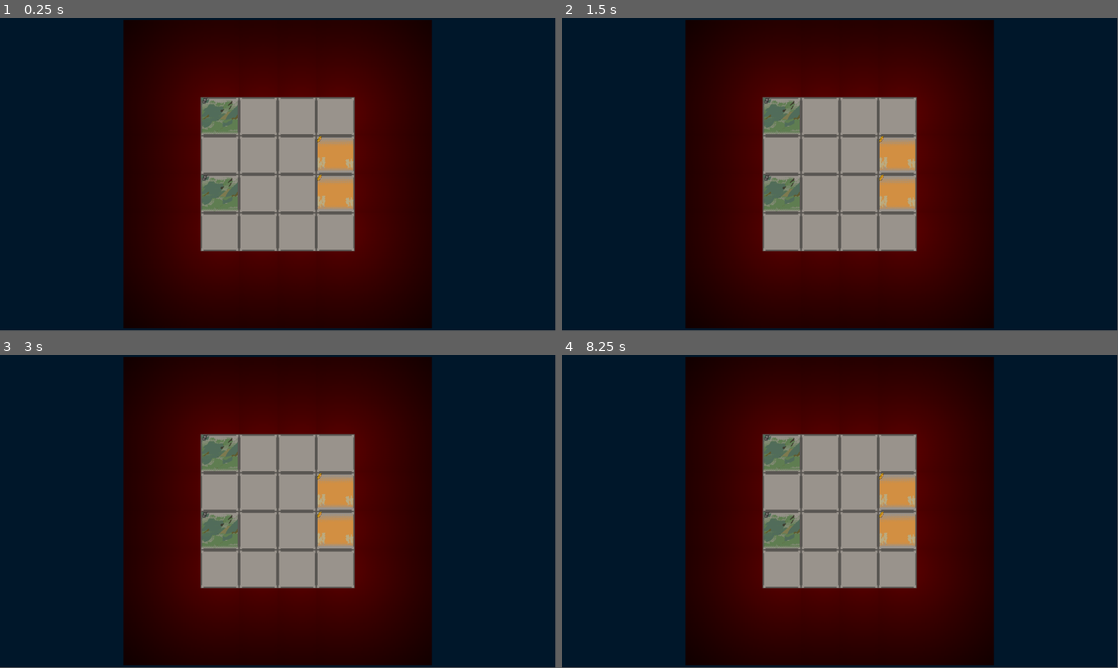
Above: before the commit, frames 1-4 (two rows, left to right).
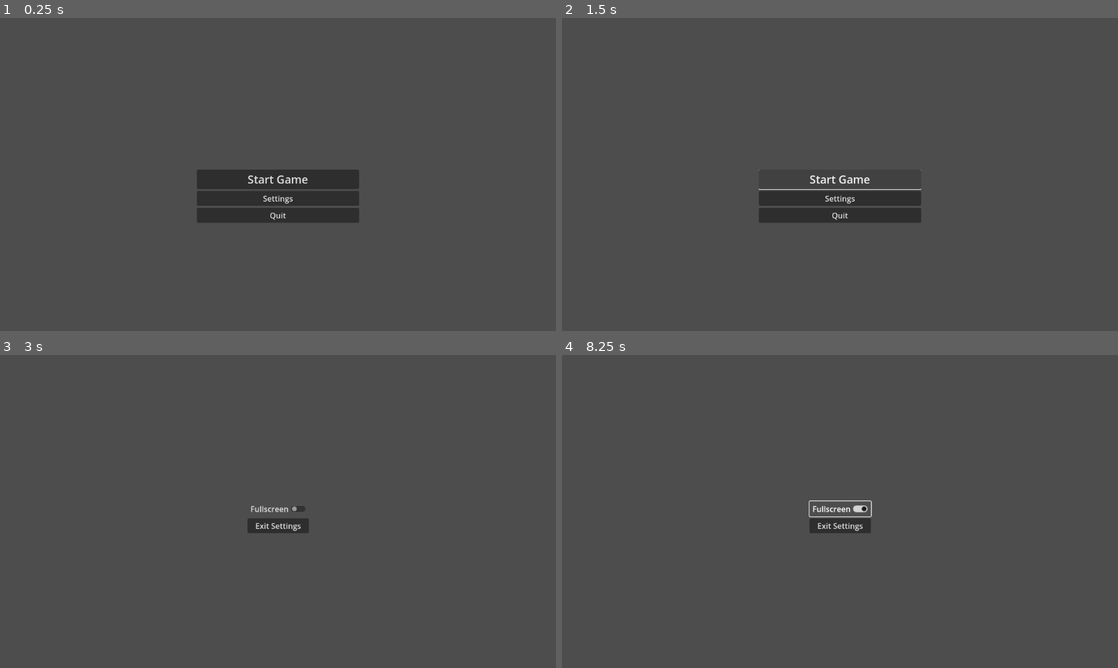
Above: after the commit, the same moments.

Repository: tarikdemiroren/YuzdeyuzGameJam
Game: Godot game, scene res://src/usercontrol/main_screen.tscn
The game is run twice, just before and just after one commit, with the same random seed, the same clock (stepped at 60 frames per second) and the same inputs. Before the commit the project starts from res://src/tileset/dünya.tscn.
Inputs (mouse positions are in pixels of both pictures, inside the frame that each line leads up to):
- Up to frame 1 (0.25 s): no input
- Up to frame 2 (1.5 s): click (840, 177) at 0.5 s, where only the run after the commit has a clickable "Start Game"; click (840, 177) at 1.25 s, where only the run after the commit has a clickable "Start Game"
- Up to frame 3 (3 s): click (278, 514) at 2 s, where only the run after the commit has a clickable "Start Game"; click (278, 536) at 2.75 s, where only the run after the commit has a clickable "Settings"
- Up to frame 4 (8.25 s): tap Enter at 3.5, 5, 6.5 s; move the mouse to (962, 495) at 3.52 s; click (962, 495) at 3.6 s; tap Space at 4.25, 5.75, 7.25 s; move the mouse to (728, 527) at 4.27 s; click (728, 527) at 4.35 s; move the mouse to (895, 442) at 5.02 s; click (895, 442) at 5.1 s; move the mouse to (812, 574) at 5.77 s; click (812, 574) at 5.85 s; move the mouse to (1006, 558) at 6.52 s; click (1006, 558) at 6.6 s; move the mouse to (673, 464) at 7.27 s; click (673, 464) at 7.35 s; move the mouse to (867, 511) at 8.02 s; click (867, 511) at 8.1 s
In our replay, the window is 799x449 before the commit and 800x450 after it. These sizes can differ from the game's own. Grey fills any space a smaller window leaves; there, only what the larger window draws over its background counts as a difference.

The runs differ from the first frame. In frame 1, 99% of the frame differs, in the area x 0-100%, y 0-100%; in frame 2, 98%; in frame 3, 98%; in frame 4, 98%.

Commit message:
dünya scene and main project settings

Diff:
--- a/project.godot
+++ b/project.godot
@@ -11,9 +11,14 @@
 [application]
 
 config/name="DuzensizOrdu"
-run/main_scene="res://src/tileset/dünya.tscn"
+run/main_scene="res://src/usercontrol/main_screen.tscn"
 config/features=PackedStringArray("4.1", "Mobile")
 config/icon="res://icon.svg"
+
+[display]
+
+window/stretch/mode="viewport"
+window/handheld/orientation=1
 
 [input]
 
--- a/src/tileset/dünya.tscn
+++ b/src/tileset/dünya.tscn
@@ -1,21 +1,27 @@
-[gd_scene load_steps=9 format=3 uid="uid://dygpdnfb2dfc8"]
+[gd_scene load_steps=12 format=3 uid="uid://dygpdnfb2dfc8"]
 
 [ext_resource type="Script" path="res://src/tileset/dünya.gd" id="1_mnf41"]
 [ext_resource type="Texture2D" uid="uid://cte6jxywllupx" path="res://src/assets/dark-tileset.png" id="3_2idhr"]
 [ext_resource type="Texture2D" uid="uid://chdqwt22hfc1d" path="res://src/assets/tiles.png" id="3_g45rd"]
 [ext_resource type="Texture2D" uid="uid://wqvk2awf4nsh" path="res://src/assets/fogRed.png" id="3_rhcrj"]
+[ext_resource type="Texture2D" uid="uid://cc1h04h1v1tnd" path="res://src/assets/villagerSprite.png" id="5_bpqx4"]
+[ext_resource type="Texture2D" uid="uid://cvh7qylffvjv7" path="res://src/assets/kagniDriver.png" id="6_t0qqe"]
+[ext_resource type="Texture2D" uid="uid://dshgcmc2ml105" path="res://src/assets/farmetSprite.png" id="7_qa3kg"]
 
 [sub_resource type="TileSetAtlasSource" id="TileSetAtlasSource_qhsuo"]
 texture = ExtResource("3_g45rd")
 texture_region_size = Vector2i(50, 50)
 4:0/size_in_atlas = Vector2i(4, 4)
 4:0/0 = 0
+4:0/0/modulate = Color(0.352941, 0.462745, 0.545098, 1)
 8:0/size_in_atlas = Vector2i(4, 4)
 8:0/0 = 0
+8:0/0/modulate = Color(0.662745, 0.45098, 0.188235, 1)
 12:0/size_in_atlas = Vector2i(4, 4)
 12:0/0 = 0
 0:0/size_in_atlas = Vector2i(4, 4)
 0:0/0 = 0
+0:0/0/modulate = Color(0.254902, 0.509804, 0.458824, 1)
 
 [sub_resource type="TileSetAtlasSource" id="TileSetAtlasSource_41l7l"]
 texture = ExtResource("3_2idhr")
@@ -50,7 +56,7 @@
 texture = ExtResource("3_rhcrj")
 texture_region_size = Vector2i(200, 200)
 0:0/0 = 0
-0:0/0/modulate = Color(0, 0.27451, 0.501961, 1)
+0:0/0/modulate = Color(0, 0.121569, 0.243137, 1)
 
 [sub_resource type="TileSet" id="TileSet_66yti"]
 tile_size = Vector2i(200, 200)
@@ -89,3 +95,43 @@
 layer_3/y_sort_origin = 0
 layer_3/z_index = -100
 layer_3/tile_data = PackedInt32Array(-262152, 17, 0, -196616, 17, 0, -131080, 17, 0, -65544, 17, 0, -8, 17, 0, 65528, 1 …(2285 unchanged characters)…
+
+[node name="VillagerSprite" type="Sprite2D" parent="."]
+position = Vector2(536, 366)
+scale = Vector2(0.8, 0.8)
+texture = ExtResource("5_bpqx4")
+
+[node name="VillagerSprite2" type="Sprite2D" parent="."]
+position = Vector2(696, 448)
+scale = Vector2(0.8, 0.8)
+texture = ExtResource("5_bpqx4")
+
+[node name="VillagerSprite3" type="Sprite2D" parent="."]
+position = Vector2(695, 206)
+scale = Vector2(0.8, 0.8)
+texture = ExtResource("5_bpqx4")
+
+[node name="VillagerSprite4" type="Sprite2D" parent="."]
+position = Vector2(536, 205)
+scale = Vector2(0.8, 0.8)
+texture = ExtResource("5_bpqx4")
+
+[node name="KagniDriver" type="Sprite2D" parent="."]
+position = Vector2(615, 443)
+scale = Vector2(0.8, 0.8)
+texture = ExtResource("6_t0qqe")
+
+[node name="KagniDriver2" type="Sprite2D" parent="."]
+position = Vector2(695, 285)
+scale = Vector2(0.8, 0.8)
+texture = ExtResource("6_t0qqe")
+
+[node name="FarmetSprite" type="Sprite2D" parent="."]
+position = Vector2(458, 446)
+scale = Vector2(0.8, 0.8)
+texture = ExtResource("7_qa3kg")
+
+[node name="FarmetSprite2" type="Sprite2D" parent="."]
+position = Vector2(457, 286)
+scale = Vector2(0.8, 0.8)
+texture = ExtResource("7_qa3kg")
